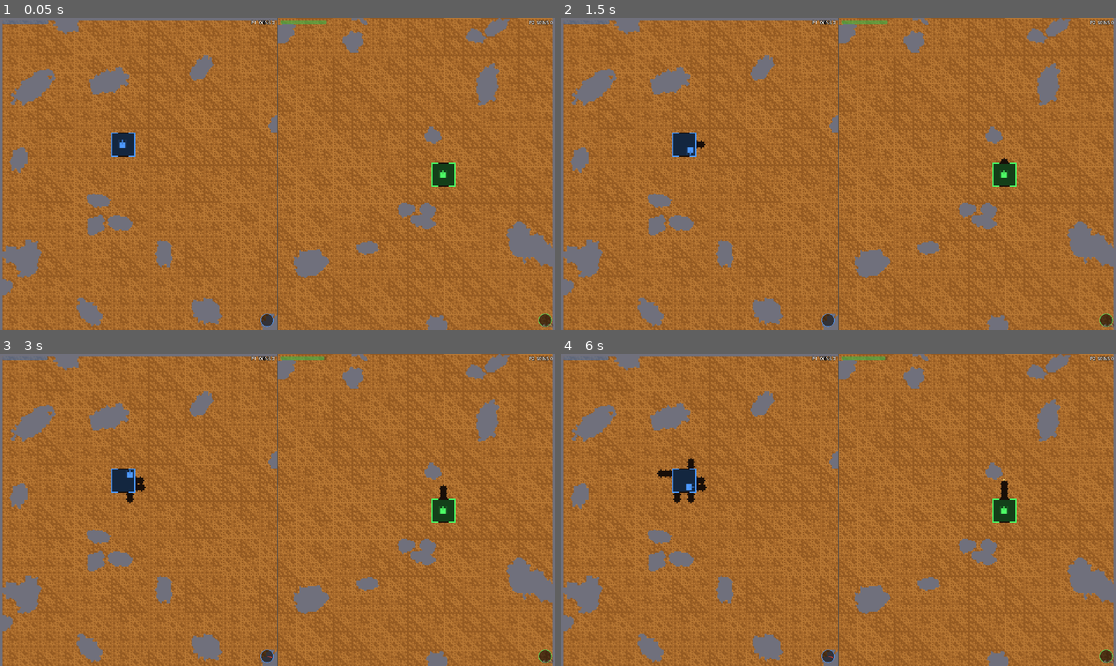
Above: before the commit, frames 1-4 (two rows, left to right).
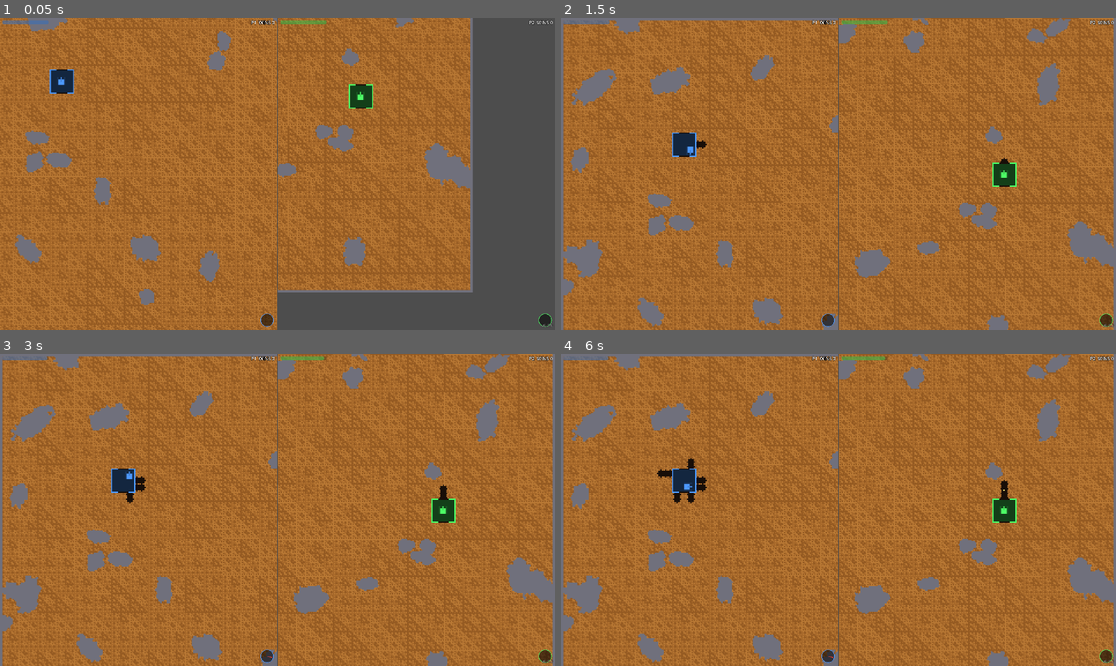
Above: after the commit, the same moments.

Repository: kocmitom/tunelar
Game: Godot game, scene res://scenes/ui/viewport_grid.tscn
The game is run twice, just before and just after one commit, with the same random seed, the same clock (stepped at 60 frames per second) and the same inputs.
Inputs:
- Up to frame 1 (0.05 s): no input
- Up to frame 2 (1.5 s): tap Enter at 0.5 s; hold D 0.53-1.28 s; tap Space at 0.6, 0.77, 1.07, 1.25 s; hold S from 1.28 s (still down); tap Shift at 1.35 s
- Up to frame 3 (3 s): tap Space at 1.52, 1.55, 1.82, 2.3, 2.75 s; tap Enter at 2, 2.85 s; release S at 2.03 s; hold D 2.03-2.78 s; tap Q at 2.1 s; hold W from 2.78 s (still down)
- Up to frame 4 (6 s): tap Space at 3.02, 3.05, 3.32, 3.6, 3.77, 4.07, 4.52, 4.55, 4.82, 5.3, 5.75 s; tap Enter at 3.5, 5.85 s; release W at 3.53 s; hold A 3.53-5.03 s; tap Shift at 4.35 s; hold S 5.03-5.78 s; tap Q at 5.1 s; hold D from 5.78 s (still down)

The runs differ from the first frame. In frame 1, 44% of the frame differs, in the area x 0-100%, y 0-100%; in frame 2, less than 0.1%; in frame 3, less than 0.1%; in frame 4, less than 0.1%.

Commit message:
implemented LAN capabilities

Diff:
--- a/project.godot
+++ b/project.godot
@@ -16,7 +16,8 @@
 
 [physics]
 
-common/physics_ticks_per_second=60
+common/physics_ticks_per_second=30
+common/physics_interpolation=true
 
 [rendering]
 
--- a/scripts/core/game_manager.gd
+++ b/scripts/core/game_manager.gd
@@ -1,12 +1,15 @@
 class_name GameManager
 extends Node
 ## Owns the simulation: spawns tanks/HUDs, routes input, runs bullets and the round loop.
+## The simulation advances in fixed ticks (one per physics step); rendering is smoothed by physics interpolation.
 
 const TankScene := preload("res://scenes/tank/tank.tscn")
 const BulletScene := preload("res://scenes/combat/bullet.tscn")
 const HudScene := preload("res://scenes/ui/player_hud.tscn")
 
-const ROUND_FREEZE := 3.0
+const TICK_RATE := 30
+const TICK_DT := 1.0 / TICK_RATE
+const ROUND_FREEZE_TICKS := 3 * TICK_RATE
 const PLAYER_COLORS: Array[Color] = [
 	Color(0.3, 0.6, 1.0), Color(0.3, 1.0, 0.4), Color(1.0, 0.85, 0.2),
 	Color(1.0, 0.35, 0.9), Color(0.3, 1.0, 1.0), Color(1.0, 0.5, 0.2),
@@ -23,7 +26,8 @@
 var huds: Array[PlayerHud] = []
 var wins: Array[int] = []
 var round_over: bool = false
-var freeze_time: float = 0.0
+var tick: int = 0
+var round_resume_tick: int = 0
 
 @onready var manager: ViewportManager = get_parent()
 @onready var router: InputRouter = get_parent().get_node("InputRouter")
@@ -34,8 +38,8 @@
 	setup(router.assign_devices(Input.get_connected_joypads()))
 
 
-func _physics_process(delta: float) -> void:
-	step(delta)
+func _physics_process(_delta: float) -> void:
+	step()
 
 
 func setup(player_count: int) -> void:
@@ -89,34 +93,45 @@
 	for hud in huds:
 		hud.hide_banner()
 	round_over = false
-	freeze_time = 0.0
 	manager.update_cameras()
+	for cam in manager.cameras:
+		cam.reset_physics_interpolation()
 
 
-func step(delta: float) -> void:
+# Advances exactly one tick using the local devices' input.
+func step() -> void:
+	var inputs: Array[Dictionary] = []
+	for tank in tanks:
+		inputs.append(router.sample(tank.player_id))
+	simulate(inputs)
+
+
+# One fixed TICK_DT step. inputs[player_id] = {"move": Vector2, "fire": bool, "radar": bool}.
+func simulate(inputs: Array[Dictionary]) -> void:
+	tick += 1
 	if round_over:
-		freeze_time -= delta
-		if freeze_time <= 0.0:
+		if tick >= round_resume_tick:
 			start_round(randi())
 		_update_huds()
 		return
 
 	for bullet in bullets_root.get_children():
-		bullet.step(delta)
+		bullet.step(TICK_DT)
 
 	for tank in tanks:
 		if tank.is_dead:
 			continue
-		var id := tank.player_id
-		tank.tick(delta)
-		tank.step_movement(delta, router.get_movement_vector(id))
-		if router.is_fire_pressed(id):
+		var input := inputs[tank.player_id]
+		tank.tick(TICK_DT)
+		tank.step_movement(TICK_DT, input["move"])
+		if input["fire"]:
 			tank.try_fire()
-		if router.is_radar_pressed(id) and tank.try_radar():
+		if input["radar"] and tank.try_radar():
 			tank.radar_dir = get_radar_direction(tank, tanks)
 
 	_check_round_end()
 	_update_huds()
+	manager.update_cameras()
 
 
 static func get_radar_direction(source_tank: Tank, targets: Array[Tank]) -> Vector2:
@@ -137,7 +152,7 @@
 	if alive.size() > 1:
 		return
 	round_over = true
-	freeze_time = ROUND_FREEZE
+	round_resume_tick = tick + ROUND_FREEZE_TICKS
 	var text := "DRAW"
 	if alive.size() == 1:
 		var winner: Tank = alive[0]
@@ -160,3 +175,4 @@
 	bullet.position = tank.muzzle_position()
 	bullet.velocity = tank.facing * Bullet.BULLET_SPEED
 	bullets_root.add_child(bullet)
+	bullet.reset_physics_interpolation()
--- a/scripts/core/input_router.gd
+++ b/scripts/core/input_router.gd
@@ -22,6 +22,9 @@
 var _keys := {}
 var _joy_axes := {}
 var _joy_buttons := {}
+# Presses since the last sample(), so taps shorter than one tick are not lost.
+var _keys_latched := {}
+var _joy_latched := {}
 
 
 func _input(event: InputEvent) -> void:
@@ -48,6 +51,7 @@
 		var id := _key_id(event)
 		if event.pressed:
 			_keys[id] = true
+			_keys_latched[id] = true
 		else:
 			_keys.erase(id)
 	elif event is InputEventJoypadMotion:
@@ -61,6 +65,7 @@
 		var button := Vector2i(event.device, event.button_index)
 		if event.pressed:
 			_joy_buttons[button] = true
+			_joy_latched[button] = true
 		else:
 			_joy_buttons.erase(button)
 
@@ -89,24 +94,44 @@
 	return _action(player_id, "radar", JOY_RADAR)
 
 
-func _action(player_id: int, action: String, joy_button: int) -> bool:
+# Input for one simulation tick. Fire/radar also report taps since the previous sample.
+func sample(player_id: int) -> Dictionary:
+	var input := {
+		"move": get_movement_vector(player_id),
+		"fire": is_fire_pressed(player_id) or _action(player_id, "fire", JOY_FIRE, true),
+		"radar": is_radar_pressed(player_id) or _action(player_id, "radar", JOY_RADAR, true),
+	}
+	if player_id < players.size():
+		var cfg := players[player_id]
+		if cfg.device_type == PlayerConfig.DeviceType.JOYPAD:
+			_joy_latched.erase(Vector2i(cfg.device_index, JOY_FIRE))
+			_joy_latched.erase(Vector2i(cfg.device_index, JOY_RADAR))
+		else:
+			for keycode in KEYBOARD_BINDINGS[cfg.device_type]["fire"] + KEYBOARD_BINDINGS[cfg.device_type]["radar"]:
+				_keys_latched.erase(keycode)
+	return input
+
+
+func _action(player_id: int, action: String, joy_button: int, latched: bool = false) -> bool:
 	if player_id >= players.size():
 		return false
 	var cfg := players[player_id]
 	if cfg.device_type == PlayerConfig.DeviceType.JOYPAD:
-		return _joy(cfg, joy_button) > 0.0
-	return _key(cfg, action) > 0.0
+		return _joy(cfg, joy_button, latched) > 0.0
+	return _key(cfg, action, latched) > 0.0
 
 
-func _key(cfg: PlayerConfig, action: String) -> float:
+func _key(cfg: PlayerConfig, action: String, latched: bool = false) -> float:
+	var state := _keys_latched if latched else _keys
 	for keycode in KEYBOARD_BINDINGS[cfg.device_type][action]:
-		if _keys.has(keycode):
+		if state.has(keycode):
 			return 1.0
 	return 0.0
 
 
-func _joy(cfg: PlayerConfig, button: int) -> float:
-	return 1.0 if _joy_buttons.has(Vector2i(cfg.device_index, button)) else 0.0
+func _joy(cfg: PlayerConfig, button: int, latched: bool = false) -> float:
+	var state := _joy_latched if latched else _joy_buttons
+	return 1.0 if state.has(Vector2i(cfg.device_index, button)) else 0.0
 
 
 func _key_id(event: InputEventKey) -> int:
--- a/scripts/tank/tank.gd
+++ b/scripts/tank/tank.gd
@@ -134,6 +134,7 @@
 	fire_cooldown = 0.0
 	radar_time = 0.0
 	radar_dir = Vector2.ZERO
+	reset_physics_interpolation()
 
 
 static func snap_direction(v: Vector2) -> Vector2:
--- a/scripts/ui/viewport_manager.gd
+++ b/scripts/ui/viewport_manager.gd
@@ -17,10 +17,6 @@
 	var version: String = ProjectSettings.get_setting("application/config/version")
 	version_label.text = "v%s" % version
 	get_window().title = "%s v%s" % [ProjectSettings.get_setting("application/config/name"), version]
-
-
-func _physics_process(_delta: float) -> void:
-	update_cameras()
 
 
 func build(player_count: int, map_size: Vector2i) -> void:
@@ -56,6 +52,7 @@
 		var cam := Camera2D.new()
 		cam.name = "Camera2D_%d" % (i + 1)
 		cam.zoom = Vector2(camera_zoom, camera_zoom)
+		cam.process_callback = Camera2D.CAMERA2D_PROCESS_PHYSICS
 		cam.limit_left = 0
 		cam.limit_top = 0
 		cam.limit_right = map_size.x
--- a/tests/integration/test_round_loop.gd
+++ b/tests/integration/test_round_loop.gd
@@ -1,7 +1,6 @@
 extends "res://tests/test_case.gd"
 
 const GridScene := preload("res://scenes/ui/viewport_grid.tscn")
-const DT := 1.0 / 60.0
 
 
 func _make_game(player_count: int) -> GameManager:
@@ -14,8 +13,8 @@
 
 
 func _run(gm: GameManager, seconds: float) -> void:
-	for i in roundi(seconds / DT):
-		gm.step(DT)
+	for i in roundi(seconds * GameManager.TICK_RATE):
+		gm.step()
 
 
 func _press(gm: GameManager, keycode: Key, pressed: bool) -> void:
@@ -73,14 +72,14 @@
 func test_input_drives_fire_and_radar() -> void:
 	var gm := _make_game(2)
 	_press(gm, KEY_SPACE, true)
-	gm.step(DT)
+	gm.step()
 	_press(gm, KEY_SPACE, false)
 	check_eq(gm.bullets_root.get_child_count(), 1, "P1 fire spawns a bullet")
 	check_eq(gm.tanks[0].energy, Tank.MAX_ENERGY - Tank.ENERGY_COST_FIRE, "P1 paid for the shot")
 	check_eq(gm.tanks[1].energy, Tank.MAX_ENERGY, "P2 untouched")
 
 	_press(gm, KEY_Q, true)
-	gm.step(DT)
+	gm.step()
 	var expected := (gm.tanks[1].global_position - gm.tanks[0].global_position).normalized()
 	check(gm.tanks[0].radar_dir.is_equal_approx(expected), "radar needle points at P2")
 	check(gm.tanks[0].radar_time > 0.0, "radar active")
@@ -92,7 +91,7 @@
 	var first_seed := gm.terrain.map_seed
 	gm.tanks[0].energy = 40.0
 	gm.tanks[1].destroy()
-	gm.step(DT)
+	gm.step()
 	check(gm.round_over, "round ends with one tank left")
 	check_eq(gm.wins[0], 1, "survivor credited")
 	check(gm.huds[0].banner.visible and gm.huds[1].banner.visible, "banner on every HUD")
--- /dev/null
+++ b/tests/integration/test_ticks.gd
@@ -0,0 +1,81 @@
+extends "res://tests/test_case.gd"
+
+const GridScene := preload("res://scenes/ui/viewport_grid.tscn")
+
+
+func _make_game(player_count: int) -> GameManager:
+	var manager: ViewportManager = GridScene.instantiate()
+	tree.root.add_child(manager)
+	var gm: GameManager = manager.get_node("GameManager")
+	gm.router.assign_devices([] as Array[int])
+	gm.setup(player_count)
+	return gm
+
+
+func _press(gm: GameManager, keycode: Key, pressed: bool) -> void:
+	var ev := InputEventKey.new()
+	ev.physical_keycode = keycode
+	ev.pressed = pressed
+	gm.router.process_input(ev)
+
+
+func test_tick_settings() -> void:
+	check_eq(Engine.physics_ticks_per_second, GameManager.TICK_RATE, "physics step is the game tick")
+	check(ProjectSettings.get_setting("physics/common/physics_interpolation"), "physics interpolation smooths rendering")
+	check_near(GameManager.TICK_DT * GameManager.TICK_RATE, 1.0, 0.000001, "TICK_DT matches TICK_RATE")
+
+
+func test_step_advances_one_fixed_tick() -> void:
+	var gm := _make_game(2)
+	var start := gm.tick
+	for i in 3:
+		gm.step()
+	check_eq(gm.tick, start + 3, "each step is one tick")
+
+	var tank := gm.tanks[0]
+	var x0 := tank.position.x
+	_press(gm, KEY_D, true)
+	gm._physics_process(0.5)
+	check_eq(gm.tick, start + 4, "a long frame still advances a single tick")
+	check_near(tank.position.x - x0, Tank.SPEED_CLEAR * GameManager.TICK_DT, 0.01, "movement uses TICK_DT, not the frame delta")
+	gm.manager.free()
+
+
+func test_round_freeze_lasts_freeze_ticks() -> void:
+	var gm := _make_game(2)
+	gm.tanks[1].destroy()
+	gm.step()
+	check(gm.round_over, "round over")
+	var frozen := 0
+	while gm.round_over and frozen < 10 * GameManager.TICK_RATE:
+		gm.step()
+		frozen += 1
+	check_eq(frozen, GameManager.ROUND_FREEZE_TICKS, "freeze lasts exactly ROUND_FREEZE_TICKS")
+	gm.manager.free()
+
+
+func test_tap_between_ticks_fires_once() -> void:
+	var gm := _make_game(2)
+	var shots := [0]
+	gm.tanks[0].fired.connect(func(_t: Tank) -> void: shots[0] += 1)
+	_press(gm, KEY_SPACE, true)
+	_press(gm, KEY_SPACE, false)
+	gm.step()
+	check_eq(shots[0], 1, "tap released before the tick still fires")
+	for i in GameManager.TICK_RATE:
+		gm.step()
+	check_eq(shots[0], 1, "tap is consumed by one tick")
+	gm.manager.free()
+
+
+func test_simulate_with_synthetic_inputs() -> void:
+	var gm := _make_game(2)
+	var x0 := gm.tanks[0].position.x
+	var p1 := gm.tanks[1].position
+	var idle := {"move": Vector2.ZERO, "fire": false, "radar": false}
+	var inputs: Array[Dictionary] = [{"move": Vector2.RIGHT, "fire": true, "radar": false}, idle]
+	gm.simulate(inputs)
+	check(gm.tanks[0].position.x > x0, "tank 0 moved from injected input")
+	check_eq(gm.bullets_root.get_child_count(), 1, "tank 0 fired from injected input")
+	check_eq(gm.tanks[1].position, p1, "idle tank unchanged")
+	gm.manager.free()
--- a/tests/unit/test_combat.gd
+++ b/tests/unit/test_combat.gd
@@ -2,7 +2,7 @@
 
 const TankScene := preload("res://scenes/tank/tank.tscn")
 const BulletScene := preload("res://scenes/combat/bullet.tscn")
-const DT := 1.0 / 60.0
+const DT := GameManager.TICK_DT
 
 
 func _corridor() -> TerrainData:
@@ -70,7 +70,7 @@
 	for y in range(103, 110):
 		for x in range(90, 130):
 			terrain.cells[y * terrain.width + x] = TerrainData.BEDROCK
-	_run(bullet, 1.0 / 30.0)
+	_run(bullet, DT)
 	check(bullet.velocity.y < 0.0 and bullet.velocity.x > 0.0, "floor flips only the vertical component (got %s)" % bullet.velocity)
 	bullet.free()
 
--- a/tests/unit/test_input_router.gd
+++ b/tests/unit/test_input_router.gd
@@ -74,6 +74,30 @@
 	router.free()
 
 
+func test_sample_latches_taps() -> void:
+	var router := InputRouter.new()
+	router.assign_devices([0] as Array[int])
+	_key(router, KEY_SPACE, true)
+	_key(router, KEY_SPACE, false)
+	_key(router, KEY_KP_0, true)
+	_key(router, KEY_KP_0, false)
+	_button(router, 0, JOY_BUTTON_B, true)
+	_button(router, 0, JOY_BUTTON_B, false)
+	check(not router.is_fire_pressed(0), "tap is no longer held")
+
+	check(router.sample(0)["fire"], "P1 tap reported by sample")
+	check(not router.sample(0)["fire"], "P1 tap consumed")
+	check(router.sample(1)["fire"], "P2 tap survives P1 sampling")
+	check(router.sample(2)["radar"], "P3 joypad radar tap reported")
+	check(not router.sample(2)["radar"], "P3 tap consumed")
+
+	_key(router, KEY_SPACE, true)
+	check(router.sample(0)["fire"] and router.sample(0)["fire"], "held key fires every sample")
+	_key(router, KEY_D, true)
+	check_eq(router.sample(0)["move"], Vector2.RIGHT, "sample carries movement")
+	router.free()
+
+
 func test_fire_and_radar() -> void:
 	var router := InputRouter.new()
 	router.assign_devices([0] as Array[int])
--- a/tests/unit/test_tank_mechanics.gd
+++ b/tests/unit/test_tank_mechanics.gd
@@ -1,7 +1,7 @@
 extends "res://tests/test_case.gd"
 
 const TankScene := preload("res://scenes/tank/tank.tscn")
-const DT := 1.0 / 60.0
+const DT := GameManager.TICK_DT
 
 
 func _spawn(terrain: TerrainData, pos: Vector2) -> Tank:
@@ -104,10 +104,10 @@
 	var tank := _spawn(terrain, Vector2(60, 100))
 	tank.home_rect = Rect2i(50, 90, 21, 21)
 	tank.energy = 10.0
-	for i in 60:
+	for i in GameManager.TICK_RATE:
 		tank.tick(DT)
 	check_near(tank.energy, 10.0 + Tank.ENERGY_RECHARGE_BASE + Tank.ENERGY_REGEN_PASSIVE, 0.1, "recharge rate")
-	for i in 240:
+	for i in 4 * GameManager.TICK_RATE:
 		tank.tick(DT)
 	check_eq(tank.energy, Tank.MAX_ENERGY, "recharge capped at max")
 	tank.energy = 10.0
Not shown, changed: CHANGELOG.md
